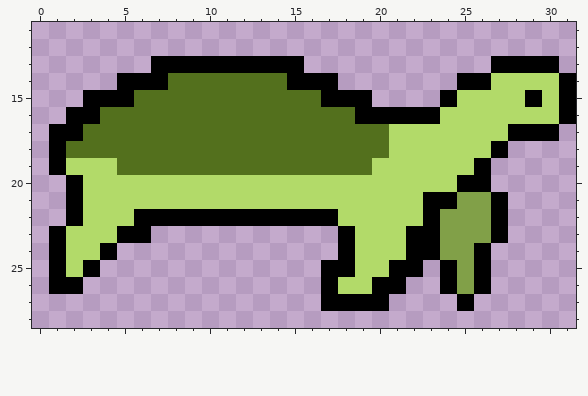
A pixel-art sprite gets an edit: Art/Icons/Luxuries/Turtles.png. The picture above is the old version.
The file is 32x32 pixels. Colours within 5 levels of each other are drawn and written as one. Shown: x 0..31, y 11..28.
And afterwards:
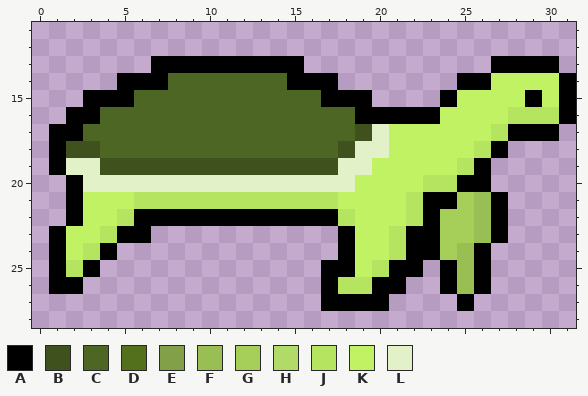
Palette (. is transparent): A #000000  B #3f521e  C #4e6623  D #53701d  E #81a048  F #99be53  G #a6cf5a  H #b2da69  J #b5e460  K #c0f264  L #e2f1c7
Changes in this commit:
@@ x 0..31 @@
 13 .......AAAAAAAAA...........AAAA.
-14 .....AAADDDDDDDAAA.......AAHHHHA
-15 ...AAADDDDDDDDDDDAAA....AHHHHAHA
-16 ..AADDDDDDDDDDDDDDDAAAAAHHHHHHHA
-17 .AADDDDDDDDDDDDDDDDDDHHHHHHHAAA.
-18 .ADDDDDDDDDDDDDDDDDDDHHHHHHA....
-19 .AHHHDDDDDDDDDDDDDDDHHHHHHA.....
-20 ..AHHHHHHHHHHHHHHHHHHHHHHAA.....
-21 ..AHHHHHHHHHHHHHHHHHHHHAAEEA....
-22 ..AHHHAAAAAAAAAAAAHHHHHAEEEA....
-23 .AHHHAA...........AHHHAAEEEA....
-24 .AHHA.............AHHHAAEEA.....
-25 .AHA.............AAHHAA.AEA.....
-26 .AA..............AHHAA..AEA.....
+14 .....AAACCCCCCCAAA.......AAKKKKA
+15 ...AAACCCCCCCCCCCAAA....AKKKKAKA
+16 ..AACCCCCCCCCCCCCCCAAAAAKKKKJJJA
+17 .AACCCCCCCCCCCCCCCCBLKKKKKKJAAA.
+18 .ABBCCCCCCCCCCCCCCBLLKKKKKJA....
+19 .ALLBBBBBBBBBBBBBBLLKKKKKJA.....
+20 ..ALLLLLLLLLLLLLLLLKKKKJJAA.....
+21 ..AKKKJJJJJJJJJJJJKKKKJAAGFA....
+22 ..AKKJAAAAAAAAAAAAJKKKJAGGFA....
+23 .AKKJAA...........AKKJAAGGFA....
+24 .AKJA.............AKKJAAGFA.....
+25 .AJA.............AAKJAA.AFA.....
+26 .AA..............AJJAA..AFA.....
 27 .................AAAA....A......
Boxes around the changes in both pictures, in picture pixels (x1, y1, x2, y2):
changed: (66, 73, 559, 294)
